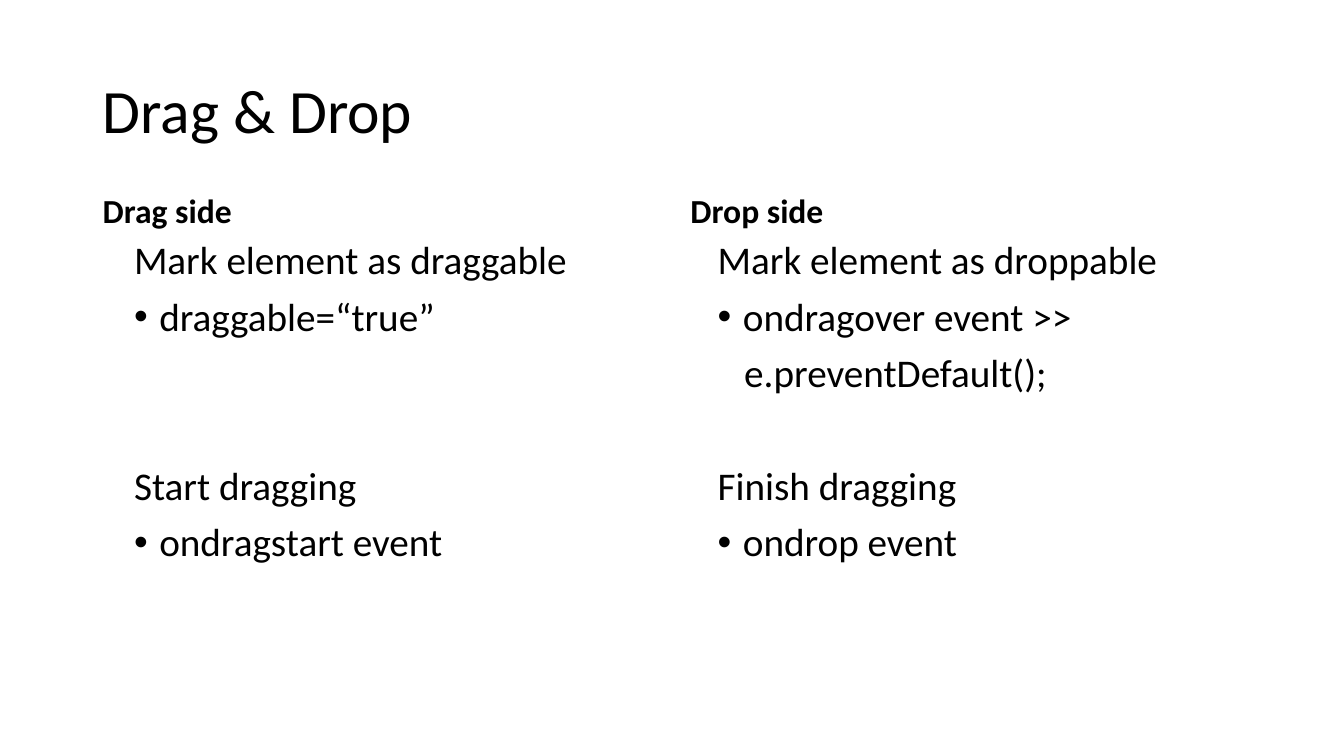
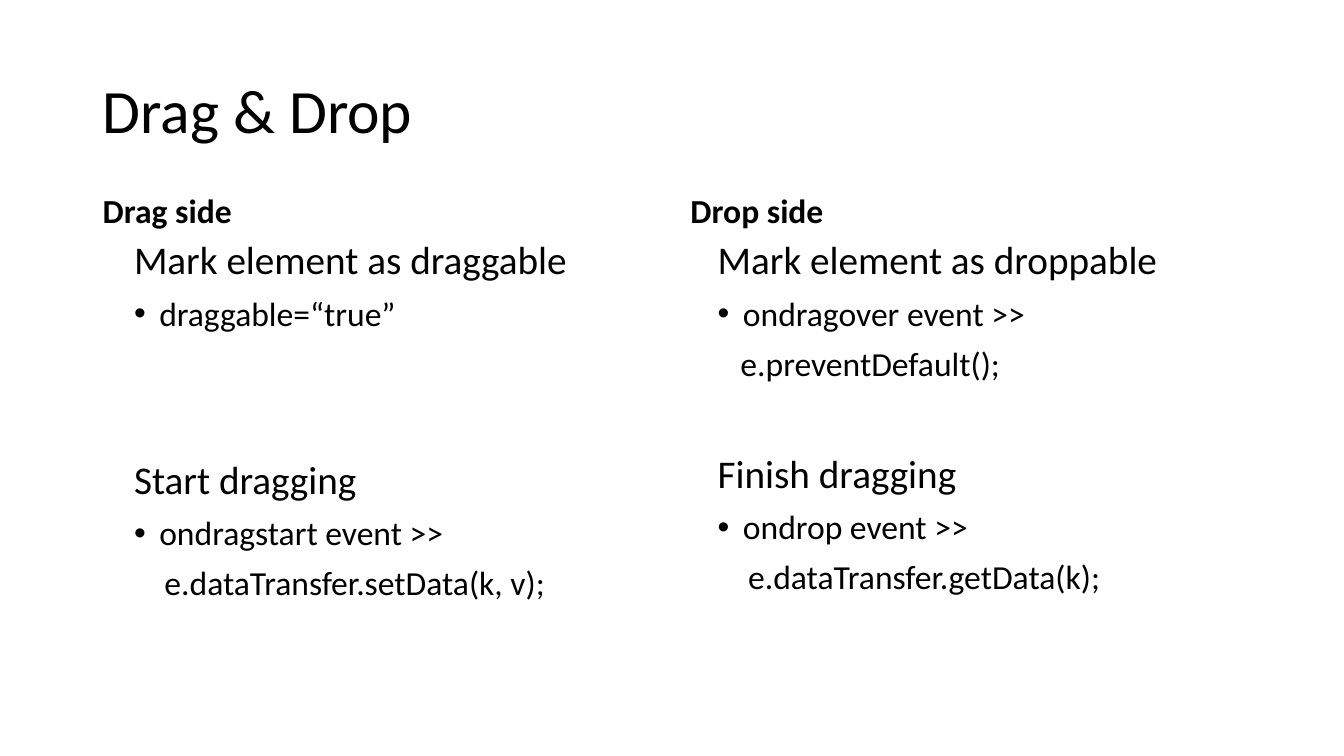
Before and after one commit to maowmaow/html-lab, a slide deck: slide 44 of HTML5.pptx (slide 35 before the commit). Drawn at 1344x756 pixels with LibreOffice and Linux fonts; fonts in the diff are those of the drawing. Boxes give left, top, right and bottom in pixels: in the first picture for what was removed or moved away, otherwise in the second. Text is boxed around its words. In the diff, an @@ line names an element or a change of style, - is before the commit and + after.

```diff
--- a/HTML5.pptx
+++ b/HTML5.pptx
@@ text at [159, 302, 395, 332]: size 28 to 24 pt in "draggable=“true”" @@
@@ text at [740, 302, 999, 382]: size 28 to 24 pt in "ondragover event >>", "e.preventDefault();" @@
@@ text at [159, 521, 544, 600]: text changed; size 28 to 24 pt @@
-• ondragstart event
+• ondragstart event >>
+e.dataTransfer.setData(k, v);
@@ text at [743, 515, 1100, 595]: text changed; size 28 to 24 pt @@
-• ondrop event
+• ondrop event >>
+e.dataTransfer.getData(k);
```
Also in this commit, not shown: 7 other slides changed, 9 slides added, 2 slides removed, 20 other files.
